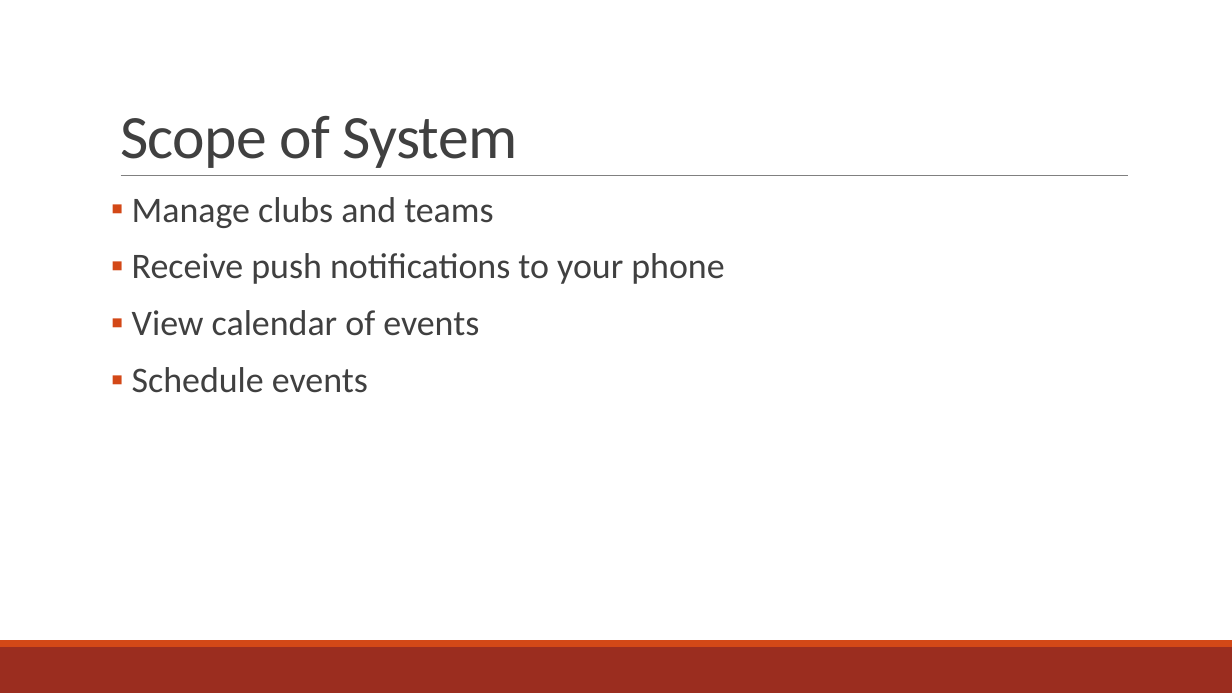
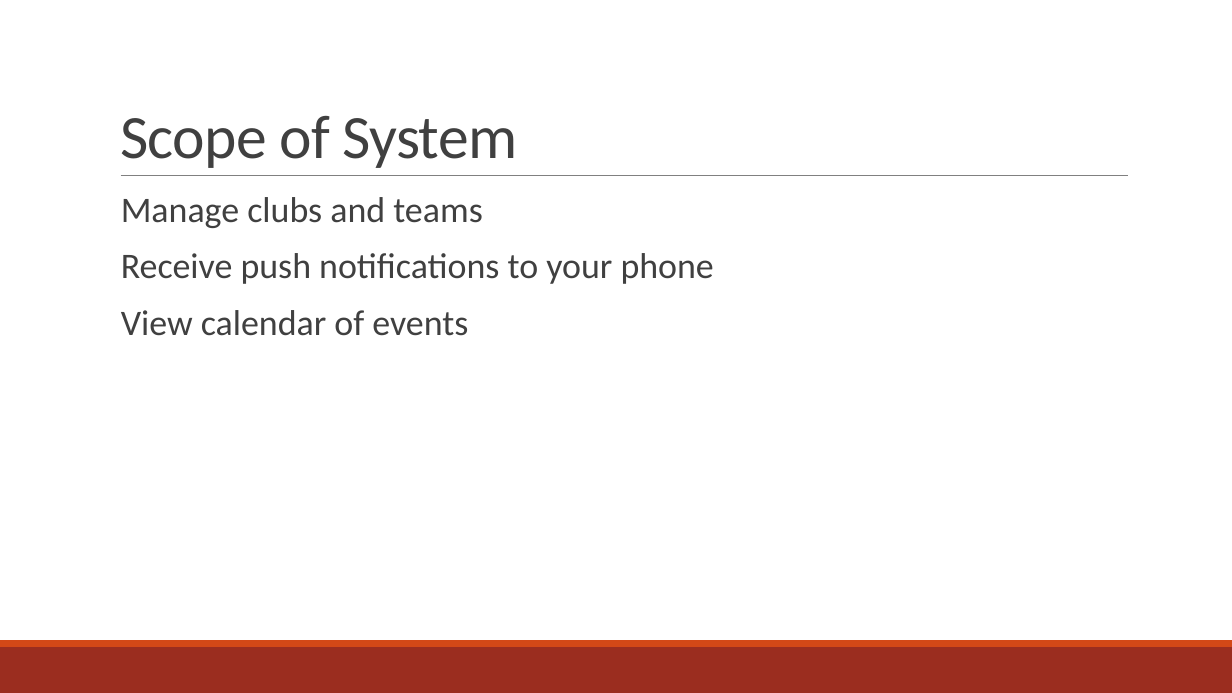
Before and after one commit to amgabriel45/CS495ClubStuff, a slide deck: slide 3 of Crimson Clubs (Design).pptx. Drawn at 1232x693 pixels with LibreOffice and Linux fonts; fonts in the diff are those of the drawing. Boxes give left, top, right and bottom in pixels: in the first picture for what was removed or moved away, otherwise in the second. Text is boxed around its words. In the diff, an @@ line names an element or a change of style, - is before the commit and + after.

```diff
--- a/Crimson Clubs (Design).pptx
+++ b/Crimson Clubs (Design).pptx
@@ text "Manage clubs and teams" at (121,197,714,336): bullet ▪ to   @@
@@ text at (132,367,368,393): paragraph removed @@
-▪ Schedule events
```
Also in this commit, not shown: 3 slides added, 4 other files.
